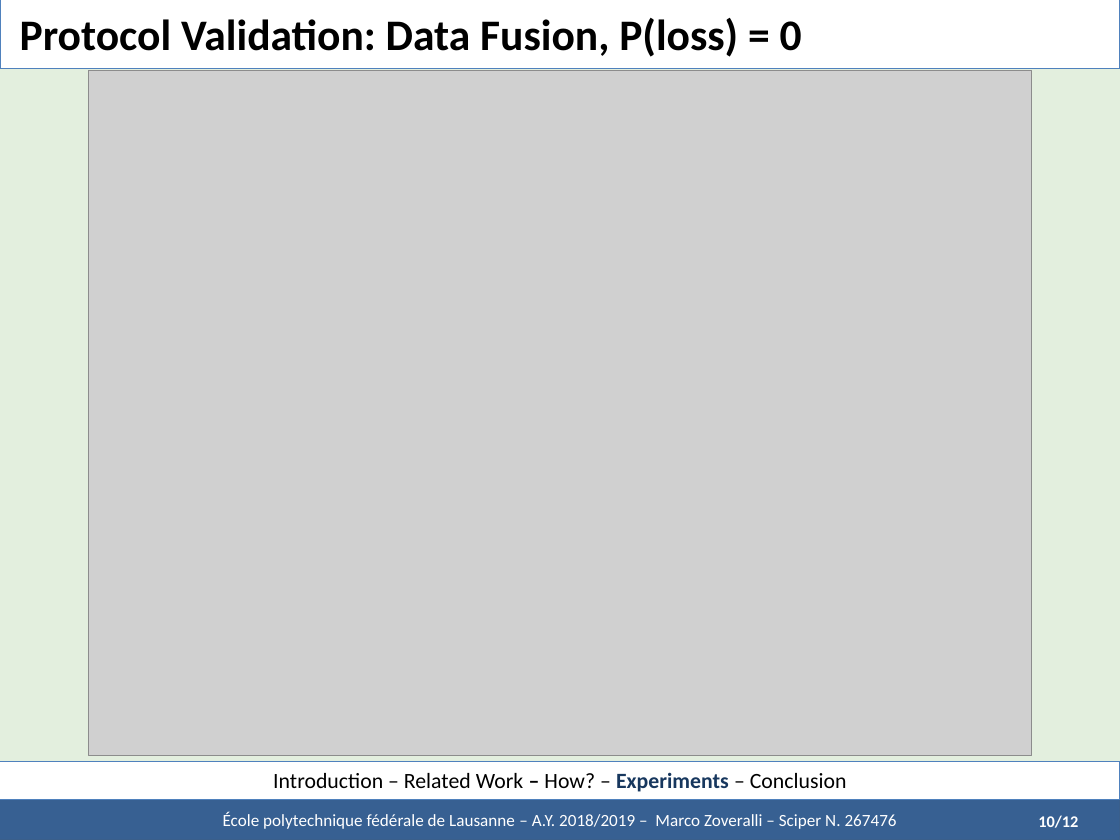
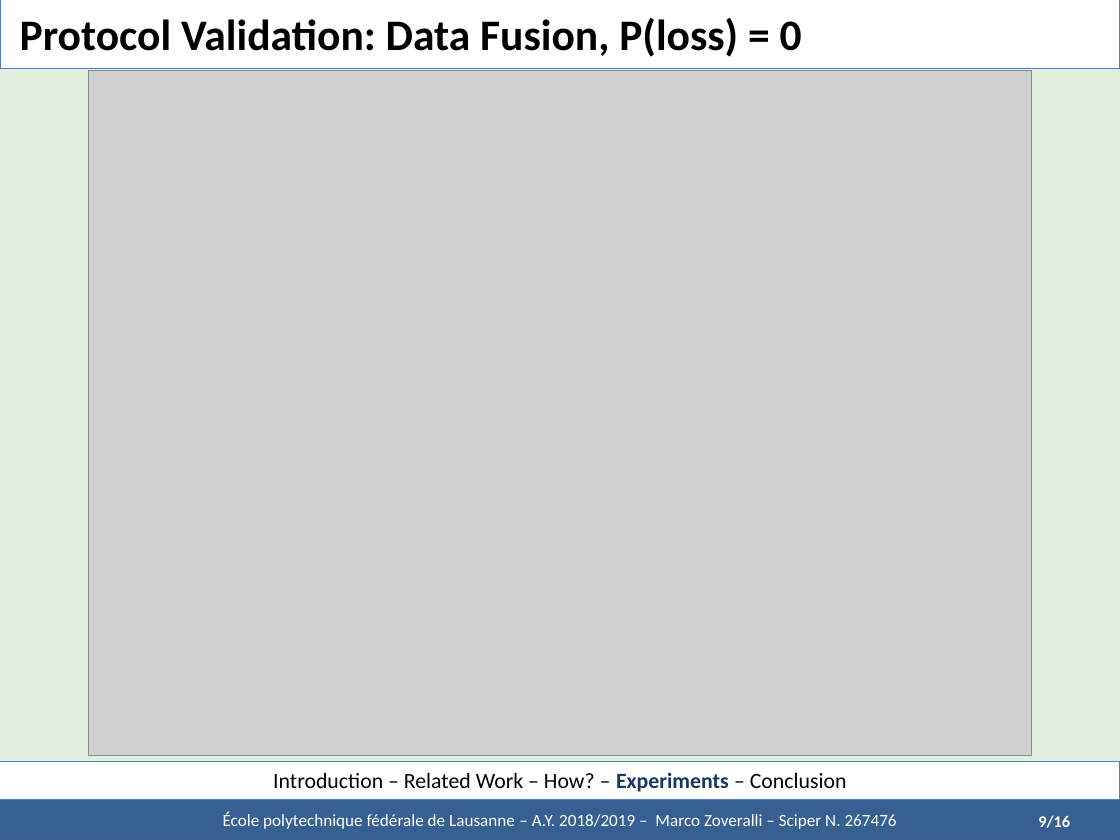
Before and after one commit to marcozov/semester_report, a slide deck: slide 14 of midterm presentation - UPDATED/Defence - Zoveralli.pptx (slide 18 before the commit). Drawn at 1120x840 pixels with LibreOffice and Linux fonts; fonts in the diff are those of the drawing; grey boxes stand for pictures. Boxes give left, top, right and bottom in pixels: in the first picture for what was removed or moved away, otherwise in the second. Text is boxed around its words. In the diff, an @@ line names an element or a change of style, - is before the commit and + after.

```diff
--- a/midterm presentation - UPDATED/Defence - Zoveralli.pptx
+++ b/midterm presentation - UPDATED/Defence - Zoveralli.pptx
@@ rectangle "Introduction – Related Work – ..." at (0,762,1120,800): bold off in "–" @@
@@ text at (1038,815,1070,828): text changed @@
-10/12
+9/16
```
Also in this commit, not shown: 15 other slides changed, 8 slides removed, 3 other files.
